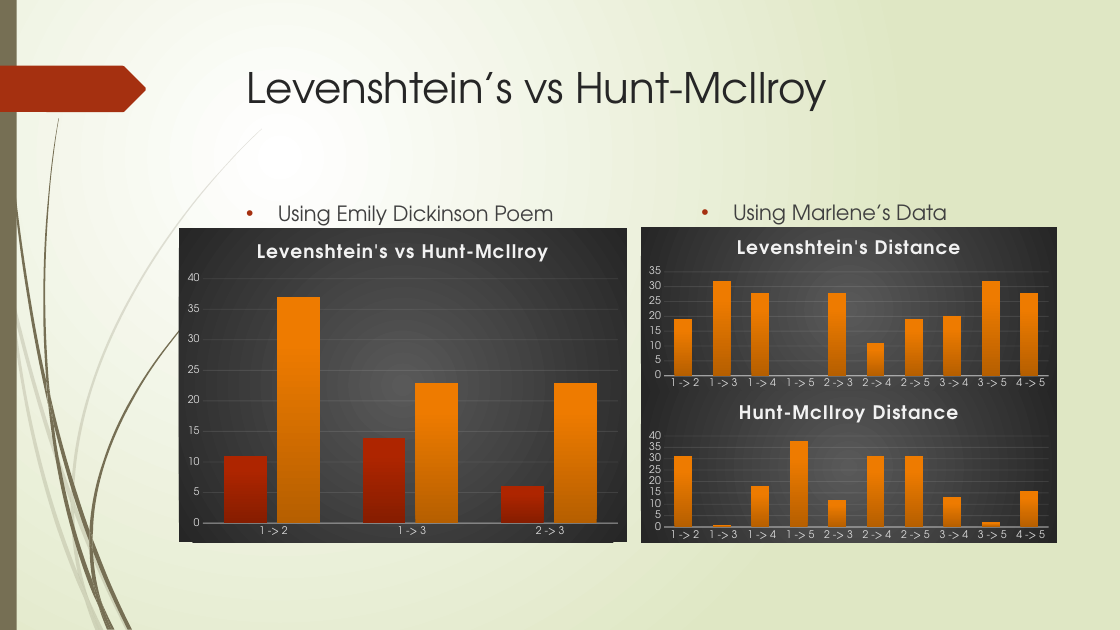
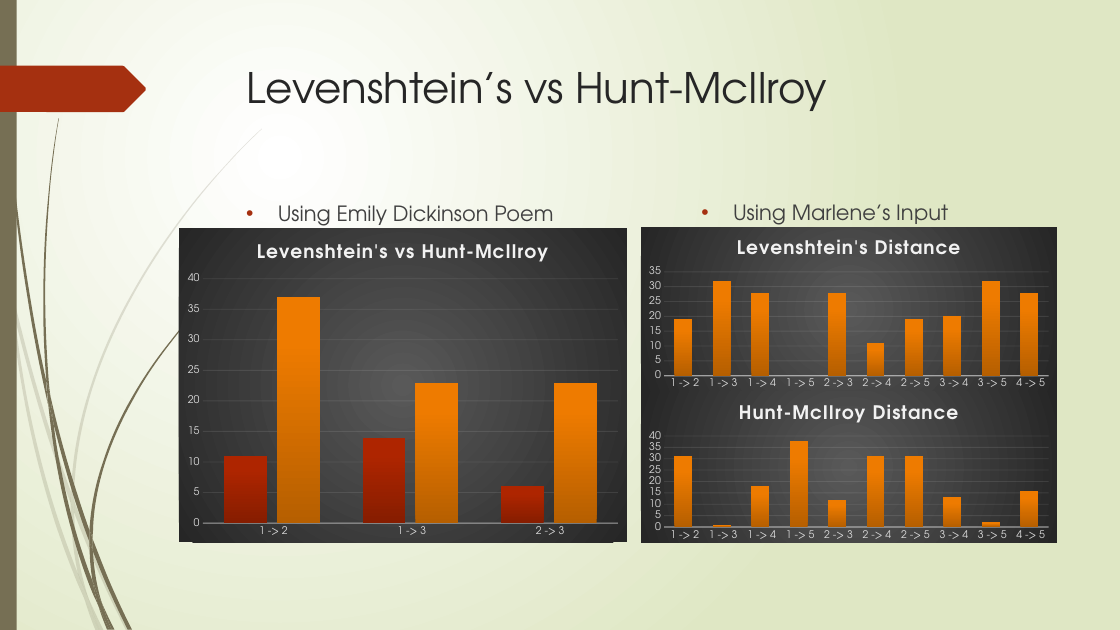
Before and after one commit to AthensStateComputerScience/DigitalHumanities, a slide deck: slide 10 of PowerPoint/Digital Humanities.pptx. Drawn at 1120x630 pixels with LibreOffice and Linux fonts; fonts in the diff are those of the drawing. Boxes give left, top, right and bottom in pixels: in the first picture for what was removed or moved away, otherwise in the second. Text is boxed around its words. In the diff, an @@ line names an element or a change of style, - is before the commit and + after.

```diff
--- a/PowerPoint/Digital Humanities.pptx
+++ b/PowerPoint/Digital Humanities.pptx
@@ text at (x1=733, y1=204, x2=948, y2=230): text changed @@
-• Using Marlene’s Data
+• Using Marlene’s Input
```
Also in this commit, not shown: 1 slide added, 1 slide removed.
